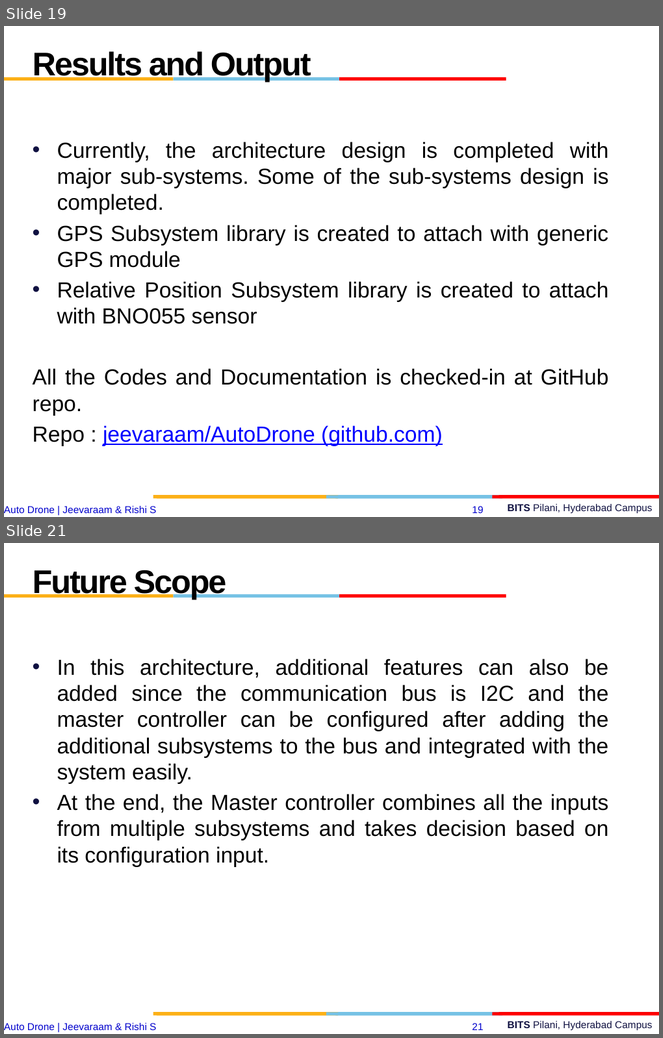
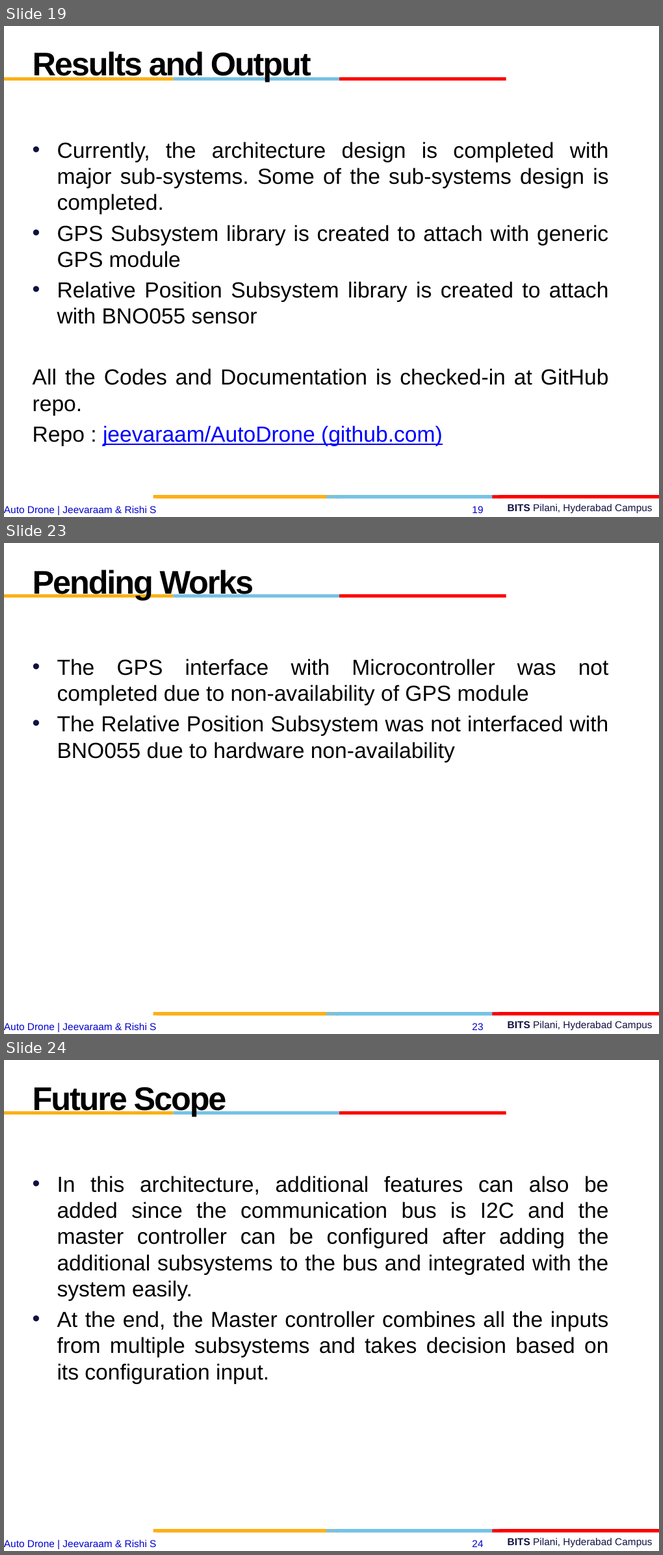
Before and after one commit to jeevaraam/AutoDrone, a slide deck: esd final.pptx. Shown one above the other, each under a label of ours: slides 19 and 21 before the commit, slides 19, 23 and 24 after it; the slides between them are not shown. The pictures are 663x1038 and 663x1555 pixels, drawn with LibreOffice and Linux fonts; fonts in the diff are those of the drawing; background and template pictures are left out. Boxes give left, top, right and bottom in pixels: in the first picture for what was removed or moved away, otherwise in the second. Text is boxed around its words. In the diff, an @@ line names an element or a change of style, - is before the commit and + after.

```diff
--- a/esd final.pptx
+++ b/esd final.pptx
@@ slide 23 added at bbox=[4, 543, 659, 1034], background #FFFFFF; not listed: 12 template elements that a slide beside it also shows @@
@@ text added at bbox=[33, 570, 254, 600], 36 pt, text #000000, bold @@
+Pending Works
@@ text added at bbox=[57, 659, 609, 763], 24 pt, text #000000 @@
+• The GPS interface with Microcontroller was not completed due to non-availability of GPS module
+• The Relative Position Subsystem was not interfaced with BNO055 due to hardware non-availability
@@ what was slide 21 is now slide 24 @@
@@ page number at bbox=[472, 1540, 483, 1548]: text changed @@
-21
+24
```
Also in this commit, not shown: 5 slides changed, 6 other slides added, 1 other file.
